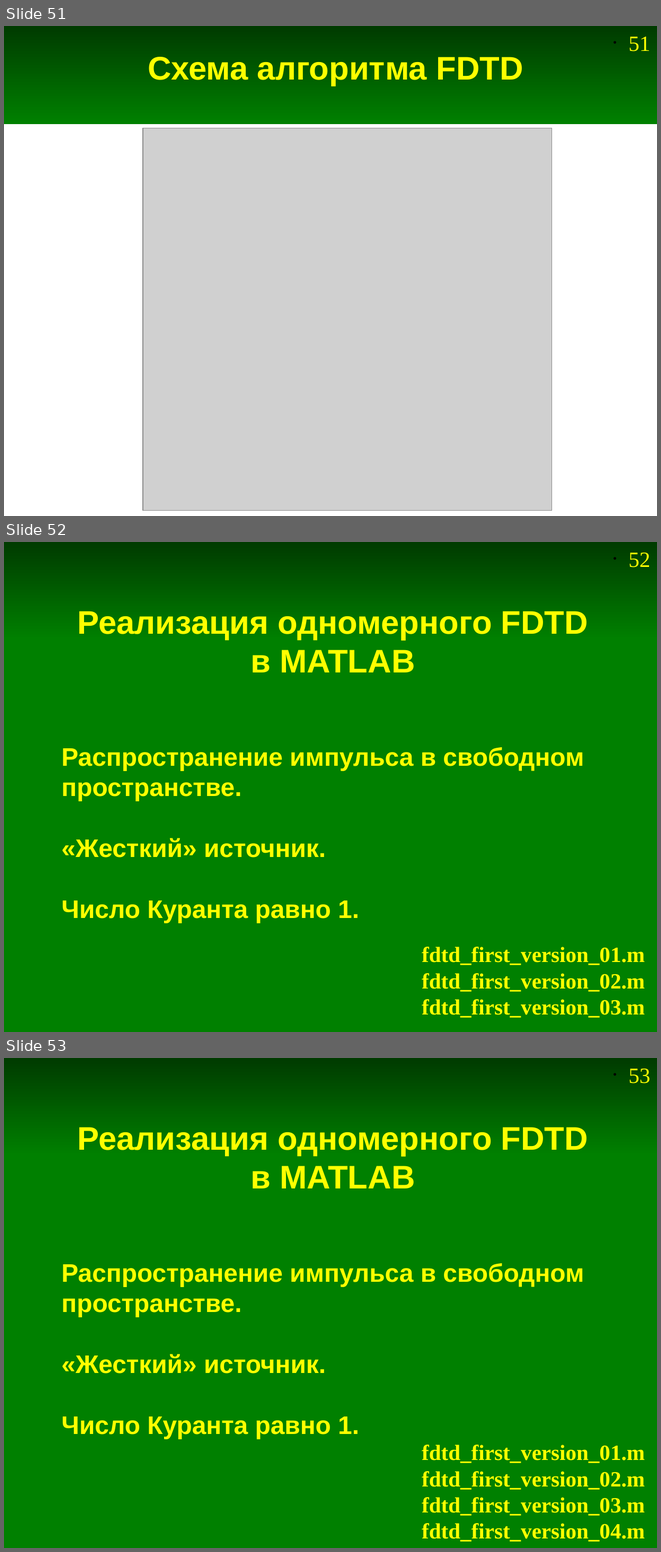
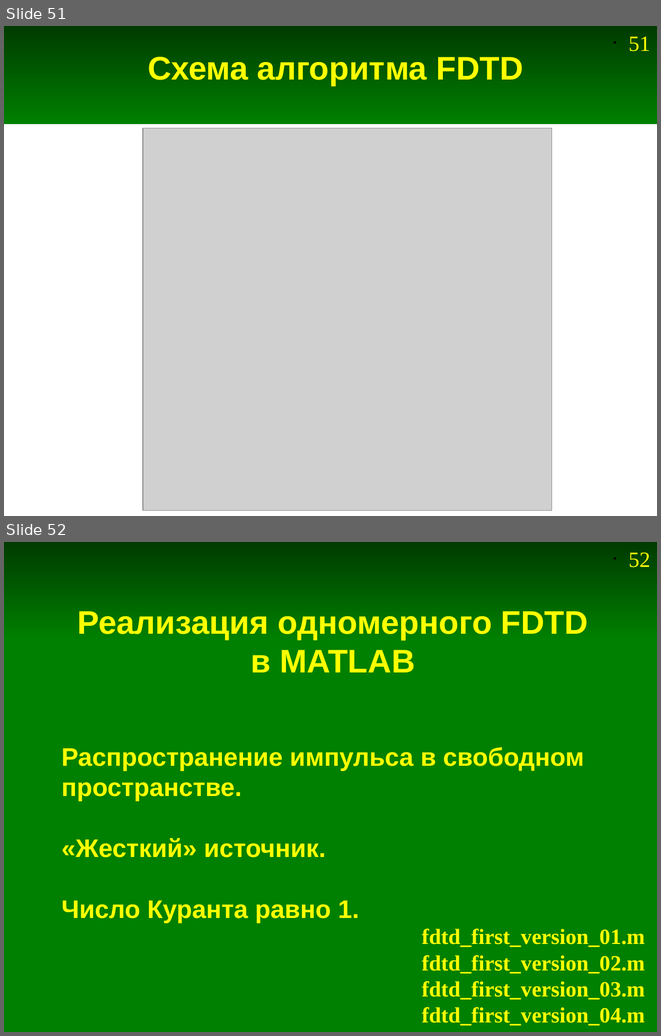
Before and after one commit to andris0147sv/modelling, a slide deck: presentations/2. FDTD.odp. Shown one above the other, each under a label of ours: slides 51, 52 and 53 before the commit, slides 51 and 52 after it. The pictures are 661x1552 and 661x1036 pixels, drawn with LibreOffice and Linux fonts; fonts in the diff are those of the drawing; grey boxes stand for pictures. Boxes give left, top, right and bottom in pixels: in the first picture for what was removed or moved away, otherwise in the second. Text is boxed around its words. In the diff, an @@ line names an element or a change of style, - is before the commit and + after.

Commit message:
Обновление презентации по FDTD

```diff
--- a/presentations/2. FDTD.odp
+++ b/presentations/2. FDTD.odp
@@ slide 52 removed at (x1=4, y1=542, x2=657, y2=1032), background #FFFFFF; not listed: 2 template elements that a slide beside it also shows @@
@@ title removed at (x1=78, y1=611, x2=588, y2=672) @@
-Реализация одномерного FDTD
-в MATLAB
@@ rectangle removed at (x1=4, y1=637, x2=657, y2=1032) @@
@@ title removed at (x1=61, y1=747, x2=584, y2=923) @@
-Распространение импульса в свободном пространстве.
-«Жесткий» источник.
-Число Куранта равно 1.
@@ text removed at (x1=422, y1=946, x2=645, y2=1017) @@
-fdtd_first_version_01.m
-fdtd_first_version_02.m
-fdtd_first_version_03.m
@@ what was slide 53 is now slide 52 @@
@@ page number at (x1=628, y1=552, x2=650, y2=567): text changed @@
-• 53
+• 52
```
Also in this commit, not shown: 20 slides changed, 1 other file.
